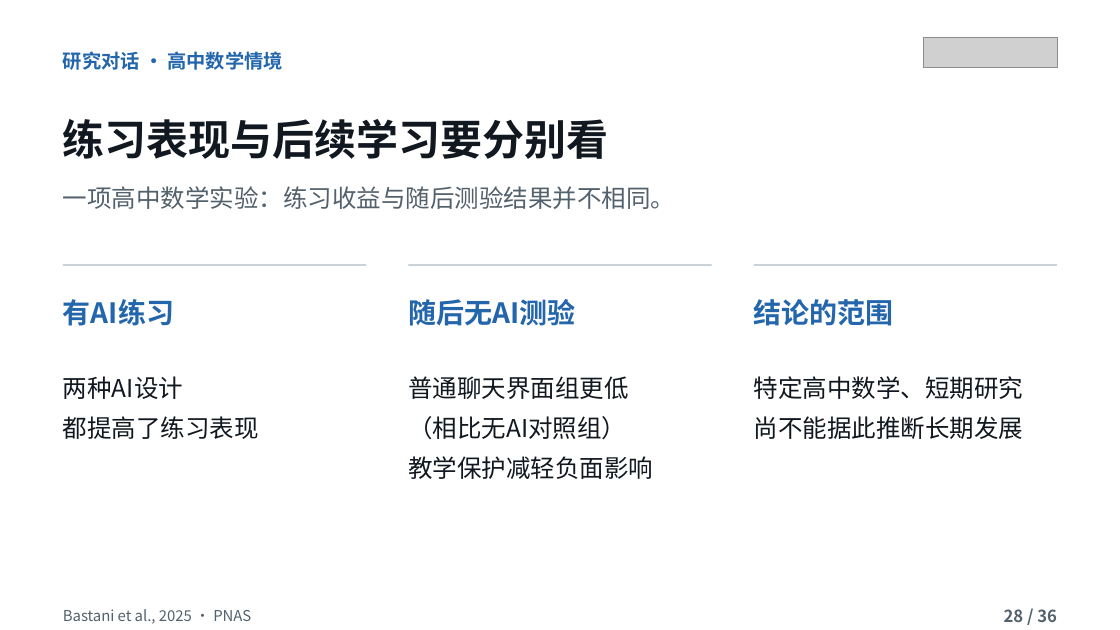
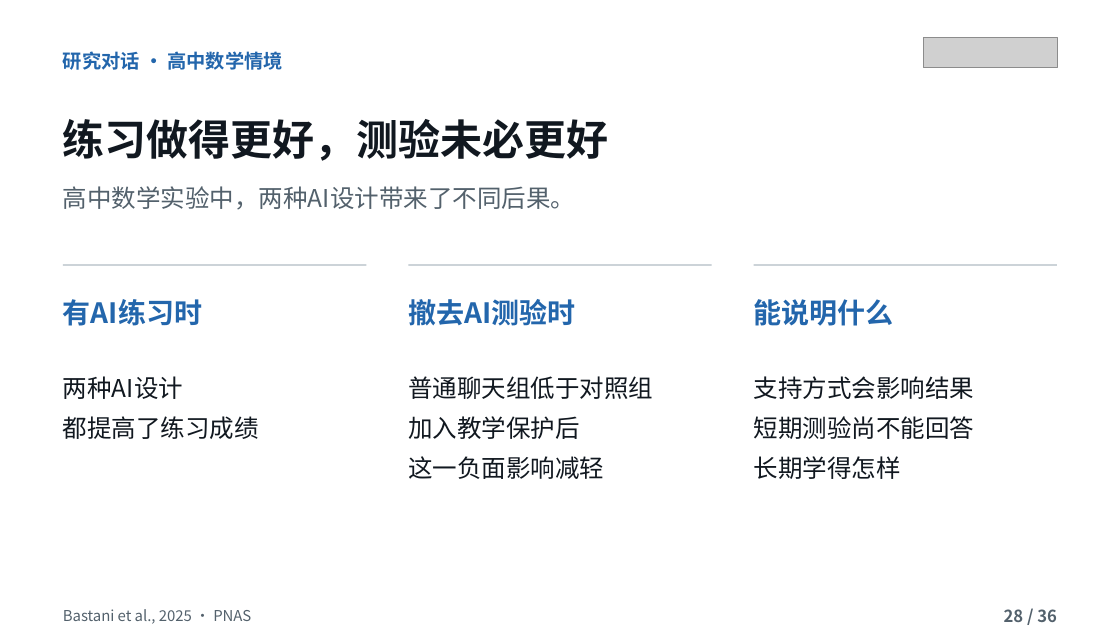
Before and after one commit to tonyxinvip/slides, a slide deck: slide 28 of education-purpose-ai-2026/downloads/AI_Education_Purpose_36slides.pptx. Drawn at 1120x630 pixels with LibreOffice and Linux fonts; fonts in the diff are those of the drawing; grey boxes stand for pictures. Boxes give left, top, right and bottom in pixels: in the first picture for what was removed or moved away, otherwise in the second. Text is boxed around its words. In the diff, an @@ line names an element or a change of style, - is before the commit and + after.

```diff
--- a/education-purpose-ai-2026/downloads/AI_Education_Purpose_36slides.pptx
+++ b/education-purpose-ai-2026/downloads/AI_Education_Purpose_36slides.pptx
@@ text at [63,119,609,161]: text changed @@
-练习表现与后续学习要分别看
+练习做得更好，测验未必更好
@@ text at [63,186,575,210]: text changed @@
-一项高中数学实验：练习收益与随后测验结果并不相同。
+高中数学实验中，两种AI设计带来了不同后果。
@@ text at [63,299,202,326]: text changed @@
-有AI练习
+有AI练习时
@@ text at [408,299,575,326]: text changed @@
-随后无AI测验
+撤去AI测验时
@@ text at [754,299,894,326]: text changed @@
-结论的范围
+能说明什么
@@ text at [408,376,653,479]: text changed @@
-普通聊天界面组更低
-（相比无AI对照组）
-教学保护减轻负面影响
+普通聊天组低于对照组
+加入教学保护后
+这一负面影响减轻
@@ text at [754,376,974,479]: text changed @@
-特定高中数学、短期研究
-尚不能据此推断长期发展
+支持方式会影响结果
+短期测验尚不能回答
+长期学得怎样
@@ text at [63,416,259,439]: text changed @@
-都提高了练习表现
+都提高了练习成绩
```
Also in this commit, not shown: 35 other slides changed, 4 other files.
